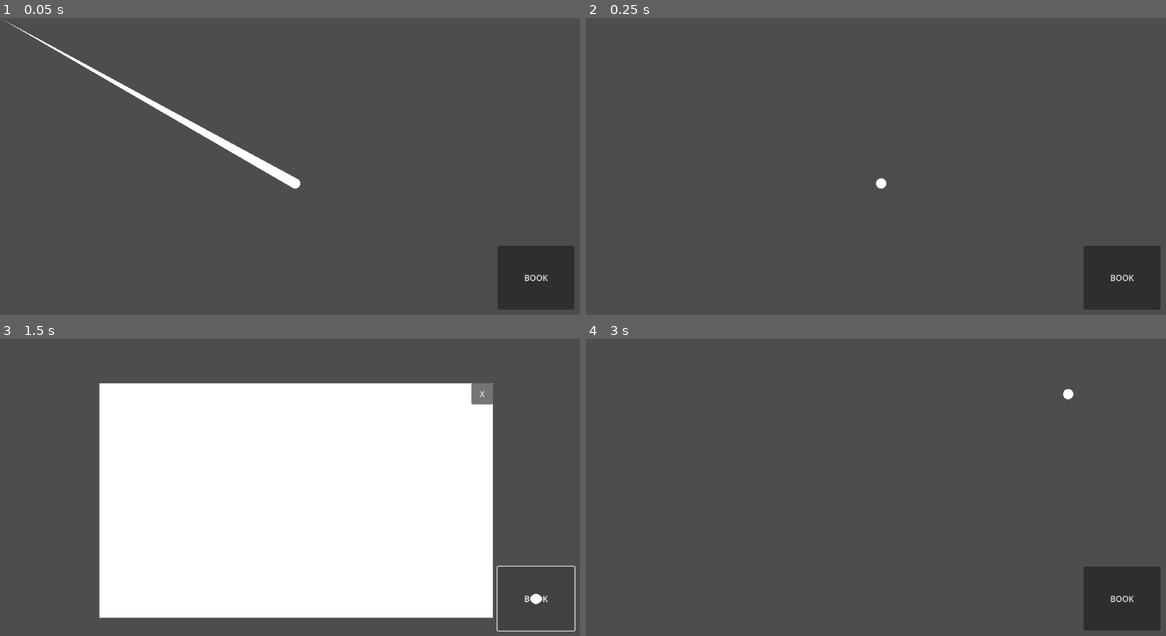
Above: before the commit, frames 1-4 (two rows, left to right).
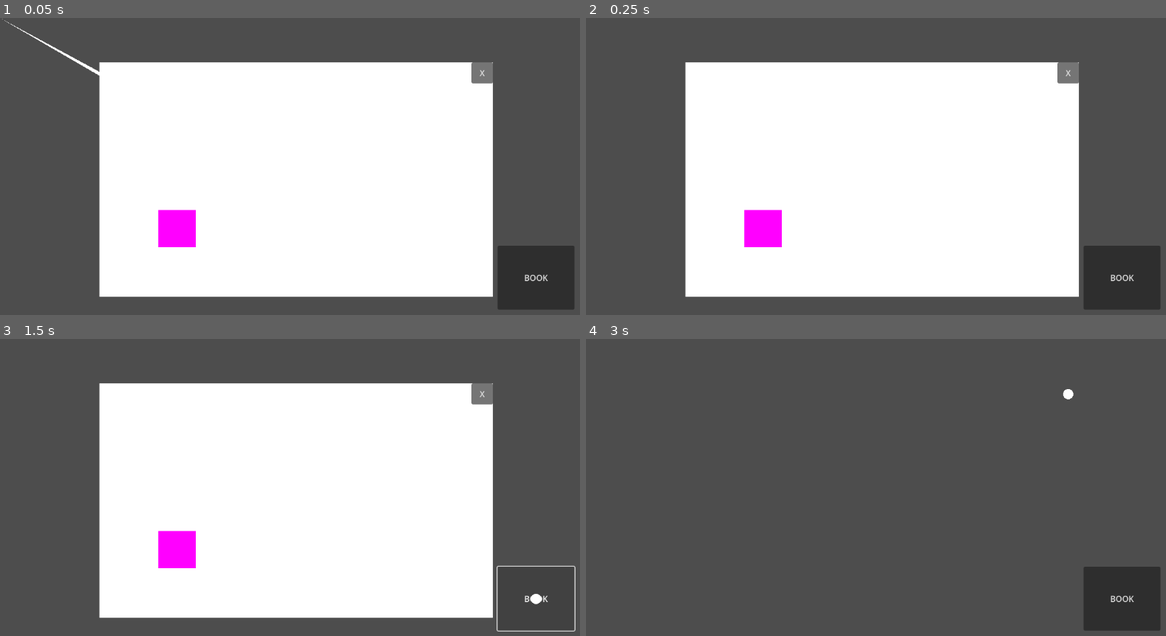
Above: after the commit, the same moments.

Repository: BoopEnthusiast/Reverie-Memory
Game: Godot game, scene res://scenes/past.tscn
Two runs of this game, one before a commit and one after it. Both use one fixed random seed, a clock stepped at 60 frames per second and the inputs below. This scene is started directly instead of the project's main scene.
Inputs:
- Up to frame 1 (0.05 s): no input
- Up to frame 2 (0.25 s): no input
- Up to frame 3 (1.5 s): click "BOOK" at 0.5 s; click "BOOK" at 1.25 s
- Up to frame 4 (3 s): click "BOOK" at 2 s; click "X" at 2.75 s

The runs differ from the first frame. In frame 1, 53% of the frame differs, in the area x 17-85%, y 14-95%; in frame 2, 54%; in frame 3, 0.8%; in frame 4, nothing differs.

Commit message:
Update past.tscn

Diff:
--- a/scenes/past.tscn
+++ b/scenes/past.tscn
@@ -34,6 +34,31 @@
 	pass
 "
 
+[sub_resource type="GDScript" id="GDScript_q2r4d"]
+script/source = "extends Area2D
+
+
+# Called when the node enters the scene tree for the first time.
+
+var lifted = false
+
+func _unhandled_input(event):
+	if event is InputEventMouseButton and not event.pressed:
+		lifted = false
+	if lifted and event is InputEventMouseMotion:
+		position += event.relative
+
+func _input_event(viewport, event, shape_idx):
+	if event is InputEventMouseButton and event.pressed:
+		lifted = true
+
+"
+
+[sub_resource type="RectangleShape2D" id="RectangleShape2D_w8wuc"]
+size = Vector2(73, 73)
+
+[sub_resource type="PlaceholderTexture2D" id="PlaceholderTexture2D_8wgt3"]
+
 [node name="Past" type="Control"]
 layout_mode = 3
 anchors_preset = 15
@@ -60,7 +85,6 @@
 script = SubResource("GDScript_y21dh")
 
 [node name="Book_Screen" type="ColorRect" parent="."]
-visible = false
 layout_mode = 1
 anchors_preset = 8
 anchor_left = 0.5
@@ -86,5 +110,18 @@
 "
 script = SubResource("GDScript_whluy")
 
+[node name="Area2D" type="Area2D" parent="Book_Screen"]
+position = Vector2(126, 300)
+script = SubResource("GDScript_q2r4d")
+
+[node name="CollisionShape2D" type="CollisionShape2D" parent="Book_Screen/Area2D"]
+position = Vector2(26.5, 26.5)
+shape = SubResource("RectangleShape2D_w8wuc")
+
+[node name="Sprite2D" type="Sprite2D" parent="Book_Screen/Area2D"]
+position = Vector2(26, 26)
+scale = Vector2(73, 73)
+texture = SubResource("PlaceholderTexture2D_8wgt3")
+
 [connection signal="pressed" from="Book" to="Book" method="_on_pressed"]
 [connection signal="pressed" from="Book_Screen/Exit_Button" to="Book" method="_on_exit_button_pressed"]
Not shown: 1 places in scenes/past.tscn that only renumber resources
